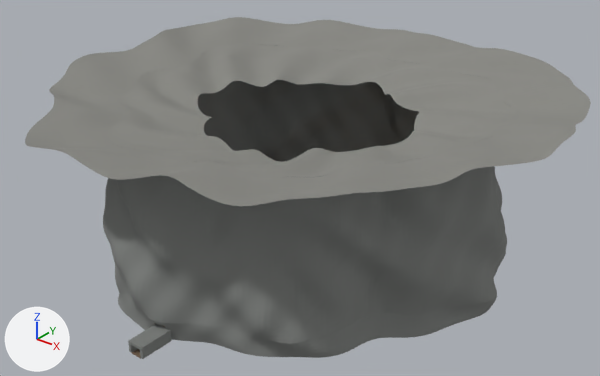
Two versions of the Blender file Assets/Models/worlds/W.blend, one commit apart.
Both versions are drawn from a 50 mm lens placed at (496.0, -631.0, 463.0), pointed at (2.0, -14.0, 80.0). Lighting does not change. The marker at lower left points along +X, +Y and +Z. The older version comes first.

The first picture shows 'Entrance_Roof', 'GreenPlaza_Ceiling', 'GreenPlaza_NaturalWalls' and 3 more.
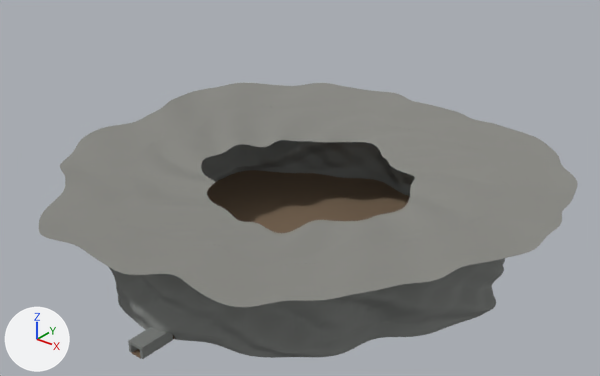
Where the newer file only moved an object's origin or applied its transform, the numbers keep the older frame.

Changed parts and their boxes [x1, y1, x2, y2] in the pictures (600 x 376 px):
'GreenPlaza_Ceiling', rescaled (18% taller): before [25, 17, 591, 206]; after [39, 83, 578, 307]
'GreenPlaza_NaturalWalls', rescaled (20% shorter): before [103, 44, 518, 358]; after [109, 106, 509, 358]
'GreenPlaza_Ground', unchanged, uncovered by the edit: after [173, 170, 410, 340]

The edits, one by one:
Object 'GreenPlaza_NaturalWalls' (ob_greenplaza_naturalwalls) is rescaled from (1.0, 1.0, 1.86) to (1.0, 1.0, 1.0).
Object 'GreenPlaza_Ceiling' (ob_greenplaza_ceiling) is rescaled from (1.0, 1.0, 1.86) to (1.0, 1.0, 1.0).
